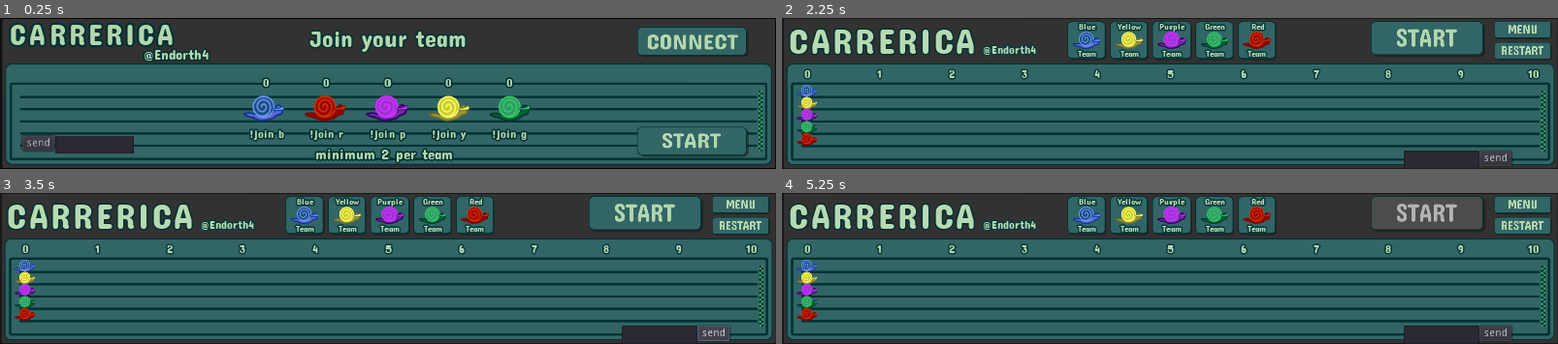
Above: before the commit, frames 1-4 (two rows, left to right).
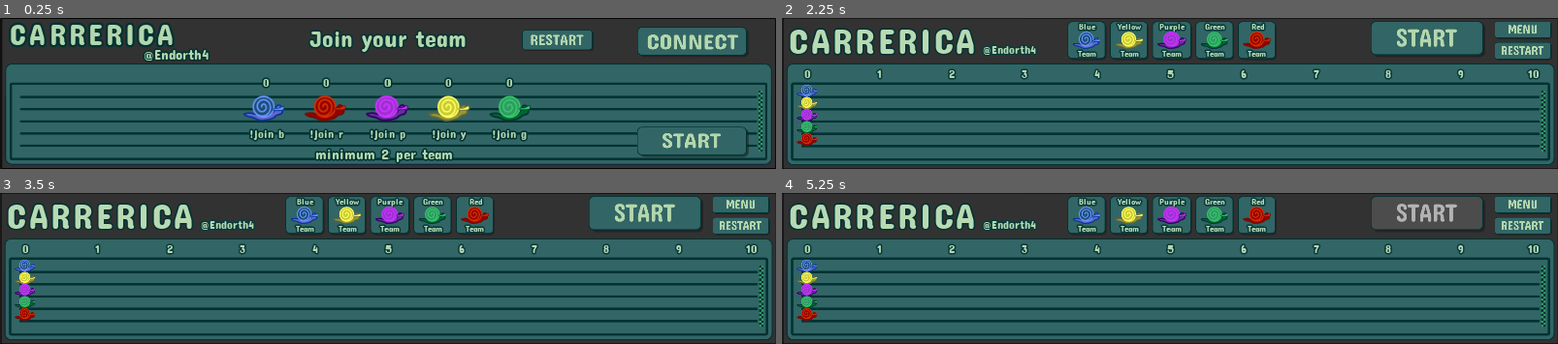
Above: after the commit, the same moments.

Repository: Endorth/Carrerica
Game: Godot game, scene res://scenes/Menu.tscn
Two runs of this game, one before a commit and one after it. Both use one fixed random seed, a clock stepped at 60 frames per second and the inputs below.
Inputs (mouse positions are in pixels of both pictures, inside the frame that each line leads up to):
- Up to frame 1 (0.25 s): no input
- Up to frame 2 (2.25 s): click (820, 143) at 0.5 s, where only the run before the commit has a clickable "send"; click (1340, 40) at 1.27 s; click (1472, 141) at 2 s
- Up to frame 3 (3.5 s): click (713, 333) at 2.75 s, where only the run before the commit has a clickable "send"
- Up to frame 4 (5.25 s): click (1526, 205) at 3.5 s; click (1472, 316) at 4.25 s; click (1426, 214) at 5 s

The runs differ from the first frame. In frame 1, 2.9% of the frame differs, in the area x 2-77%, y 7-90%; in frame 2, 1.3%; in frame 3, 1.3%; in frame 4, 1.3%.

Commit message:
but

Diff:
--- a/scenes/Carrerica.gd
+++ b/scenes/Carrerica.gd
@@ -179,9 +179,6 @@
 
 func enter_action(user, msg):
 	if game_is_running:
-#		var r = randi()% 10
-#		var user = 'endorth' + str(r)
-#		var user = 'endorth4'
 		if not is_new_player(user):
 			var team = get_player_team(user)
 			match team:
@@ -190,9 +187,6 @@
 				'g' : move_green(user, msg)
 				'p' : move_purple(user, msg)
 				'y' : move_yellow(user, msg)
-#			print(user, "-", team, " : ", msg)
-
-#		$GUI/SendButton/LineEdit.clear()
 
 func get_player_team(user) -> String:
 	var t = ''
@@ -219,9 +213,6 @@
 	return b
 
 
-func _on_SendButton_pressed():
-	pass
-#	enter_action($GUI/SendButton/LineEdit.text)
 
 
 func _on_MenuButton_pressed():
--- a/scenes/Carrerica.tscn
+++ b/scenes/Carrerica.tscn
@@ -68,17 +68,6 @@
 anchor_right = 1.0
 anchor_bottom = 1.0
 
-[node name="SendButton" type="Button" parent="GUI"]
-margin_left = 920.0
-margin_top = 176.0
-margin_right = 963.0
-margin_bottom = 196.0
-text = "send"
-
-[node name="LineEdit" type="LineEdit" parent="GUI/SendButton"]
-margin_left = -100.0
-margin_bottom = 24.0
-
 [node name="MenuButton" type="TextureButton" parent="GUI"]
 margin_left = 940.0
 margin_top = 4.0
@@ -389,7 +378,6 @@
 margin_top = 140.0
 margin_bottom = 156.0
 
-[connection signal="pressed" from="GUI/SendButton" to="." method="_on_SendButton_pressed"]
 [connection signal="pressed" from="GUI/MenuButton" to="." method="_on_MenuButton_pressed"]
 [connection signal="pressed" from="GUI/StartButton" to="." method="_on_StartButton_pressed"]
 [connection signal="pressed" from="GUI/RestartButton" to="." method="_on_RestartButton_pressed"]
--- a/scenes/Menu.gd
+++ b/scenes/Menu.gd
@@ -8,6 +8,12 @@
 
 func _ready():
 	$ConnectPanel.visible = false
+
+	bcount = CDB.blue_players.size()
+	rcount = CDB.red_players.size()
+	pcount = CDB.purple_players.size()
+	gcount = CDB.green_players.size()
+	ycount = CDB.yellow_players.size()
 	update_users()
 	TwitchChat.connect("new_message", self, "send_data")
 
@@ -48,7 +54,7 @@
 					pcount += 1
 
 			update_users()
-#	$SendButton/LineEdit.clear()
+
 
 func is_new_player(user) -> bool:
 	var b : bool = true
@@ -58,9 +64,6 @@
 			break
 	return b
 
-func _on_SendButton_pressed():
-	pass
-#	enter_action($SendButton/LineEdit.text)
 
 func _on_StartButton_pressed():
 	# warning-ignore: return_value_discarded
@@ -75,3 +78,18 @@
 
 	$ConnectPanel.visible = false
 	$ConnectButton.pressed = false
+
+
+func _on_ResetButton_pressed():
+	CDB.players = []
+	CDB.blue_players = []
+	CDB.red_players = []
+	CDB.purple_players = []
+	CDB.green_players = []
+	CDB.yellow_players = []
+	bcount = CDB.blue_players.size()
+	rcount = CDB.red_players.size()
+	pcount = CDB.purple_players.size()
+	gcount = CDB.green_players.size()
+	ycount = CDB.yellow_players.size()
+	update_users()
--- a/scenes/Menu.tscn
+++ b/scenes/Menu.tscn
@@ -15,6 +15,9 @@
 [ext_resource path="res://assets/Blue.png" type="Texture" id=13]
 [ext_resource path="res://assets/Red.png" type="Texture" id=14]
 [ext_resource path="res://assets/Yellow.png" type="Texture" id=15]
+[ext_resource path="res://assets/restnorm.png" type="Texture" id=16]
+[ext_resource path="res://assets/restpress.png" type="Texture" id=17]
+[ext_resource path="res://assets/resthov.png" type="Texture" id=18]
 
 [sub_resource type="DynamicFont" id=1]
 size = 41
@@ -305,19 +308,17 @@
 texture_hover = ExtResource( 3 )
 expand = true
 
-[node name="SendButton" type="Button" parent="."]
-margin_left = 28.0
-margin_top = 156.0
-margin_right = 71.0
-margin_bottom = 176.0
-text = "send"
-
-[node name="LineEdit" type="LineEdit" parent="SendButton"]
-margin_left = 44.0
-margin_right = 148.0
-margin_bottom = 24.0
+[node name="ResetButton" type="TextureButton" parent="."]
+margin_left = 688.0
+margin_top = 16.0
+margin_right = 783.0
+margin_bottom = 44.0
+texture_normal = ExtResource( 16 )
+texture_pressed = ExtResource( 17 )
+texture_hover = ExtResource( 18 )
+expand = true
 
 [connection signal="toggled" from="ConnectButton" to="." method="_on_ConnectButton_toggled"]
 [connection signal="pressed" from="StartButton" to="." method="_on_StartButton_pressed"]
 [connection signal="pressed" from="ConnectPanel/TextureButton" to="." method="_on_TextureButton_pressed"]
-[connection signal="pressed" from="SendButton" to="." method="_on_SendButton_pressed"]
+[connection signal="pressed" from="ResetButton" to="." method="_on_ResetButton_pressed"]
--- a/scripts/TwitchChat.gd
+++ b/scripts/TwitchChat.gd
@@ -1,6 +1,7 @@
 extends Node
 
 # oauth-dev.seyacat.com client_id integration
+
 var client_id = "qhndxilvmmnsb8xq5jfmbvqk544opx"
 var ws
 var connected = false;
@@ -28,7 +29,6 @@
 	ws.connect("data_received", self, "_on_data")
 	ws.connect("connection_established", self, "_connected")
 	ws.connect("connection_closed", self, "_closed")
-	#var err = ws.connect_to_url("wss://irc-ws.chat.twitch.tv:443");
 
 	var err = ws.connect_to_url("ws://irc-ws.chat.twitch.tv:80");
 
@@ -44,11 +44,11 @@
 
 	ws.get_peer(1).set_write_mode(WebSocketPeer.WRITE_MODE_TEXT)
 	ws.get_peer(1).put_packet("CAP REQ :twitch.tv/membership twitch.tv/tags twitch.tv/commands".to_utf8())
+
 	print(auth)
 	ws.get_peer(1).put_packet("PASS kappa".to_utf8())
 	ws.get_peer(1).put_packet("NICK justinfan12345".to_utf8())
 	ws.get_peer(1).put_packet(("JOIN #"+channel).to_utf8())
-
 
 
 func _on_data():
@@ -59,7 +59,6 @@
 		var d = pair.split("=");
 		if d.size() == 2:
 			data[d[0]]=d[1]
-
 
 	var regex = RegEx.new()
 	regex.compile("(?:(([a-zA-Z0-9_]*?)!([a-zA-Z0-9_]*?)@[a-zA-Z0-9_]*?.tmi.twitch.tv)|tmi.twitch.tv)\\s([A-Z]*?)?\\s#([^\\s]*)\\s{0,}:?(.*?)?$")
Not shown: 1 places in scenes/Menu.tscn that only renumber resources
